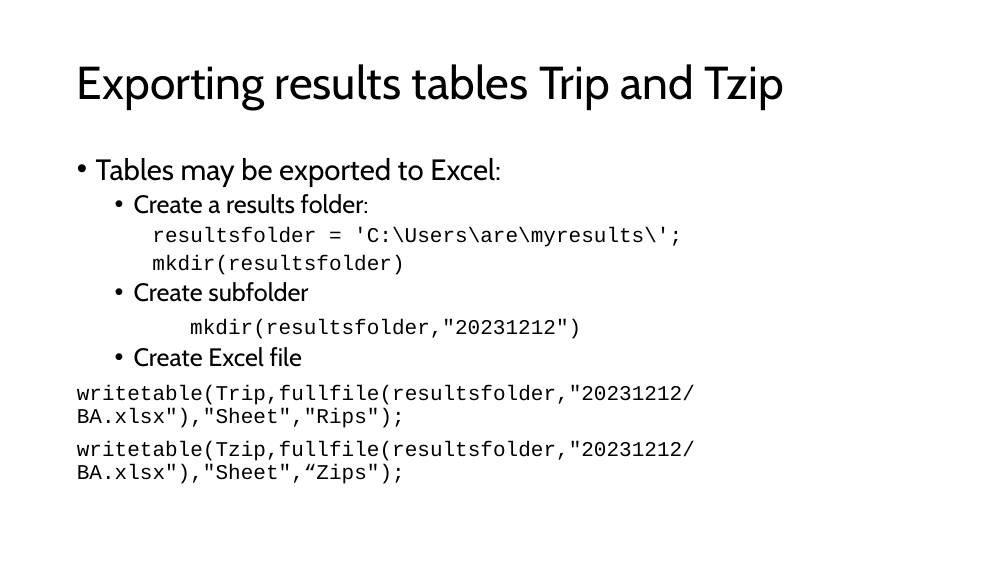
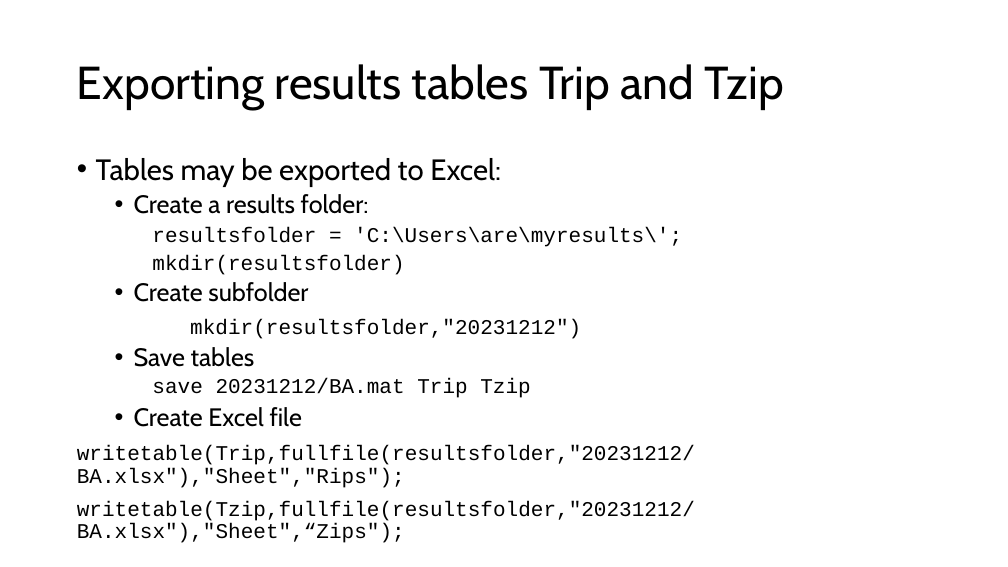
Before and after one commit to are-mj/OpticalTweezers, a slide deck: slide 28 of Summer school 2024/Analysis of protein stretching experiments.pptx (slide 27 before the commit). Drawn at 1008x567 pixels with LibreOffice and Linux fonts; fonts in the diff are those of the drawing. Boxes give left, top, right and bottom in pixels: in the first picture for what was removed or moved away, otherwise in the second. Text is boxed around its words. In the diff, an @@ line names an element or a change of style, - is before the commit and + after.

```diff
--- a/Summer school 2024/Analysis of protein stretching experiments.pptx
+++ b/Summer school 2024/Analysis of protein stretching experiments.pptx
@@ text at <box>134,347,530,398</box>: paragraph added @@
+  • Save tables
+    save 20231212/BA.mat Trip Tzip
```
Also in this commit, not shown: 10 other slides changed, 2 slides added, 2 other files.
